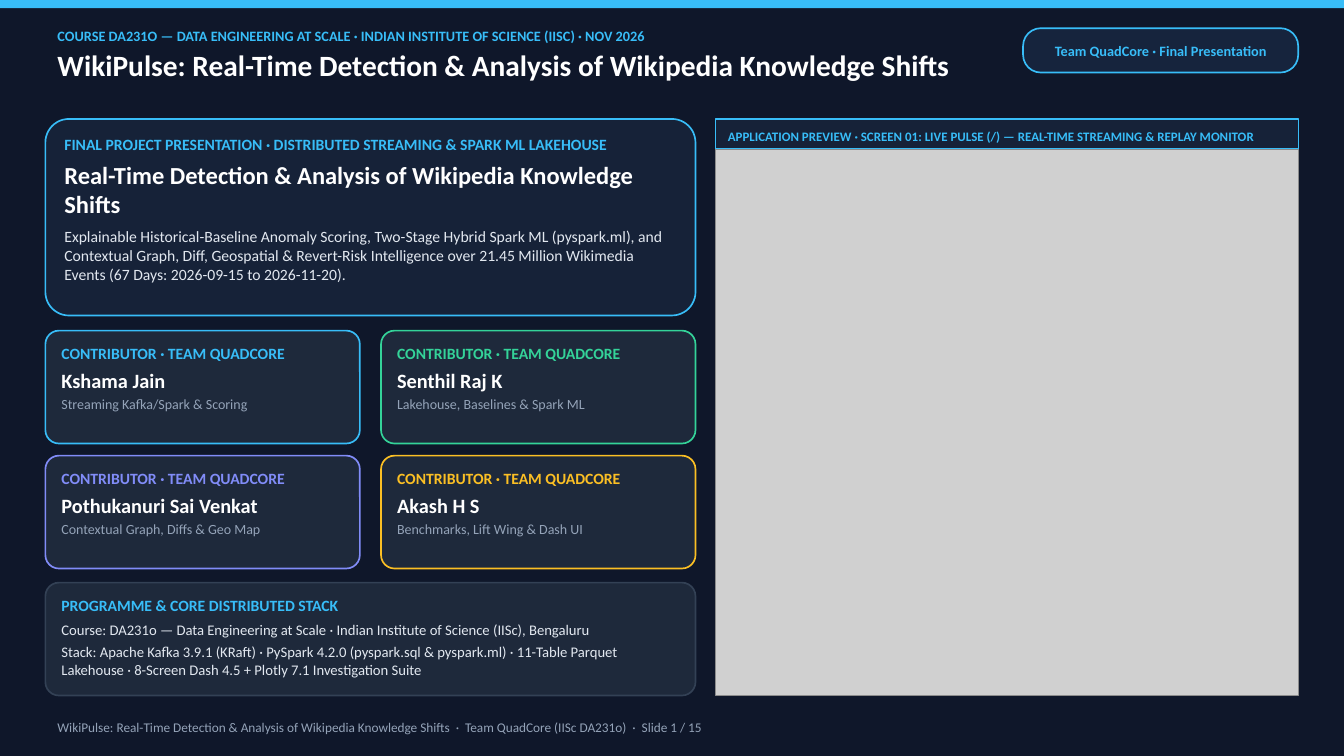
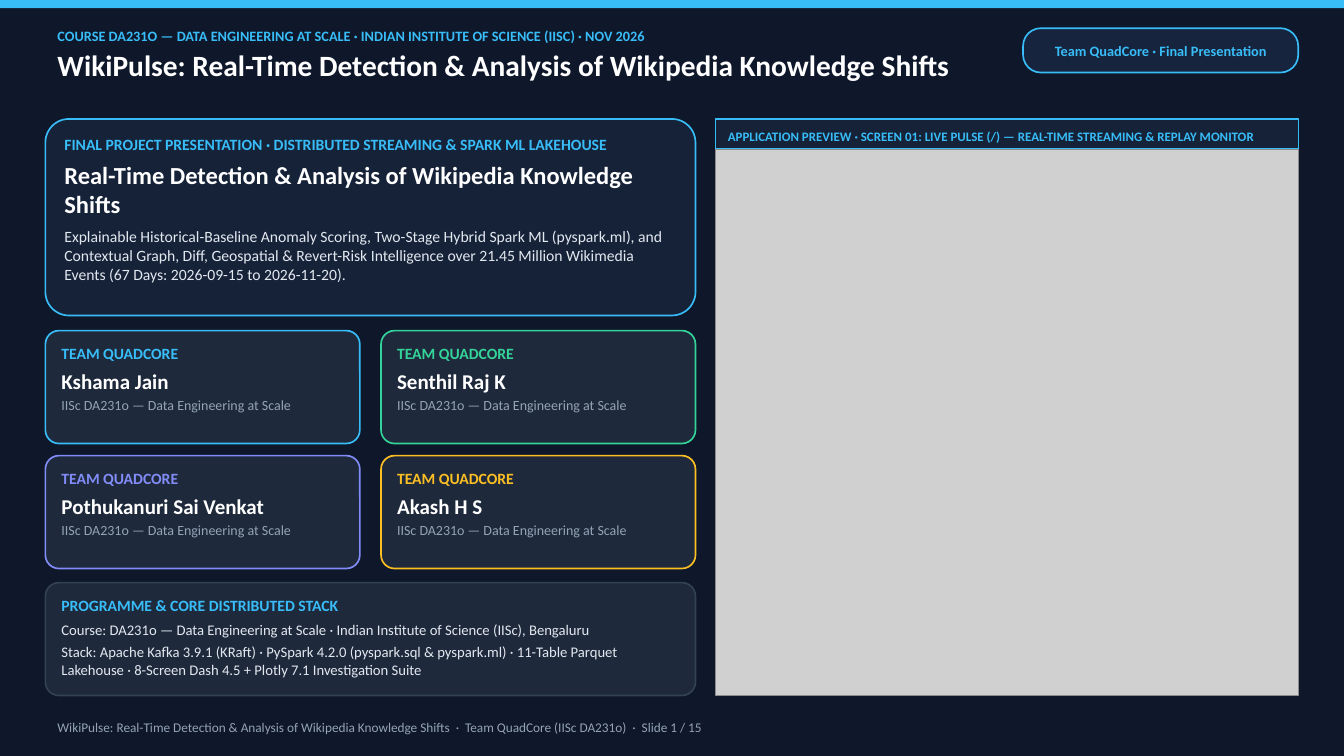
Before and after one commit to kshamajain-iisc/WikiPulse, a slide deck: slide 1 of Documentation/WikiPulse_Final_Presentation.pptx. Drawn at 1344x756 pixels with LibreOffice and Linux fonts; fonts in the diff are those of the drawing; grey boxes stand for pictures. Boxes give left, top, right and bottom in pixels: in the first picture for what was removed or moved away, otherwise in the second. Text is boxed around its words. In the diff, an @@ line names an element or a change of style, - is before the commit and + after.

Commit message:
docs(presentation): list Team QuadCore contributors without individual contribution roles

```diff
--- a/Documentation/WikiPulse_Final_Presentation.pptx
+++ b/Documentation/WikiPulse_Final_Presentation.pptx
@@ text in rounded rectangle at (61, 348, 178, 361): text changed @@
-CONTRIBUTOR · TEAM QUADCORE
+TEAM QUADCORE
@@ text in rounded rectangle at (397, 348, 514, 361): text changed @@
-CONTRIBUTOR · TEAM QUADCORE
+TEAM QUADCORE
@@ text in rounded rectangle at (61, 374, 169, 389): size 14.5 to 15 pt in "Kshama Jain" @@
@@ text in rounded rectangle at (397, 374, 505, 393): size 14.5 to 15 pt in "Senthil Raj K" @@
@@ text in rounded rectangle at (61, 400, 291, 413): text changed @@
-Streaming Kafka/Spark & Scoring
+IISc DA231o — Data Engineering at Scale
@@ text in rounded rectangle at (397, 400, 627, 413): text changed @@
-Lakehouse, Baselines & Spark ML
+IISc DA231o — Data Engineering at Scale
@@ text in rounded rectangle at (61, 473, 178, 486): text changed @@
-CONTRIBUTOR · TEAM QUADCORE
+TEAM QUADCORE
@@ text in rounded rectangle at (397, 473, 514, 486): text changed @@
-CONTRIBUTOR · TEAM QUADCORE
+TEAM QUADCORE
@@ text in rounded rectangle at (61, 499, 263, 514): size 14.5 to 15 pt in "Pothukanuri Sai Venkat" @@
@@ text in rounded rectangle at (397, 499, 482, 514): size 14.5 to 15 pt in "Akash H S" @@
@@ text in rounded rectangle at (61, 525, 291, 538): text changed @@
-Contextual Graph, Diffs & Geo Map
+IISc DA231o — Data Engineering at Scale
@@ text in rounded rectangle at (397, 525, 627, 538): text changed @@
-Benchmarks, Lift Wing & Dash UI
+IISc DA231o — Data Engineering at Scale
```
Also in this commit, not shown: 2 other files.
